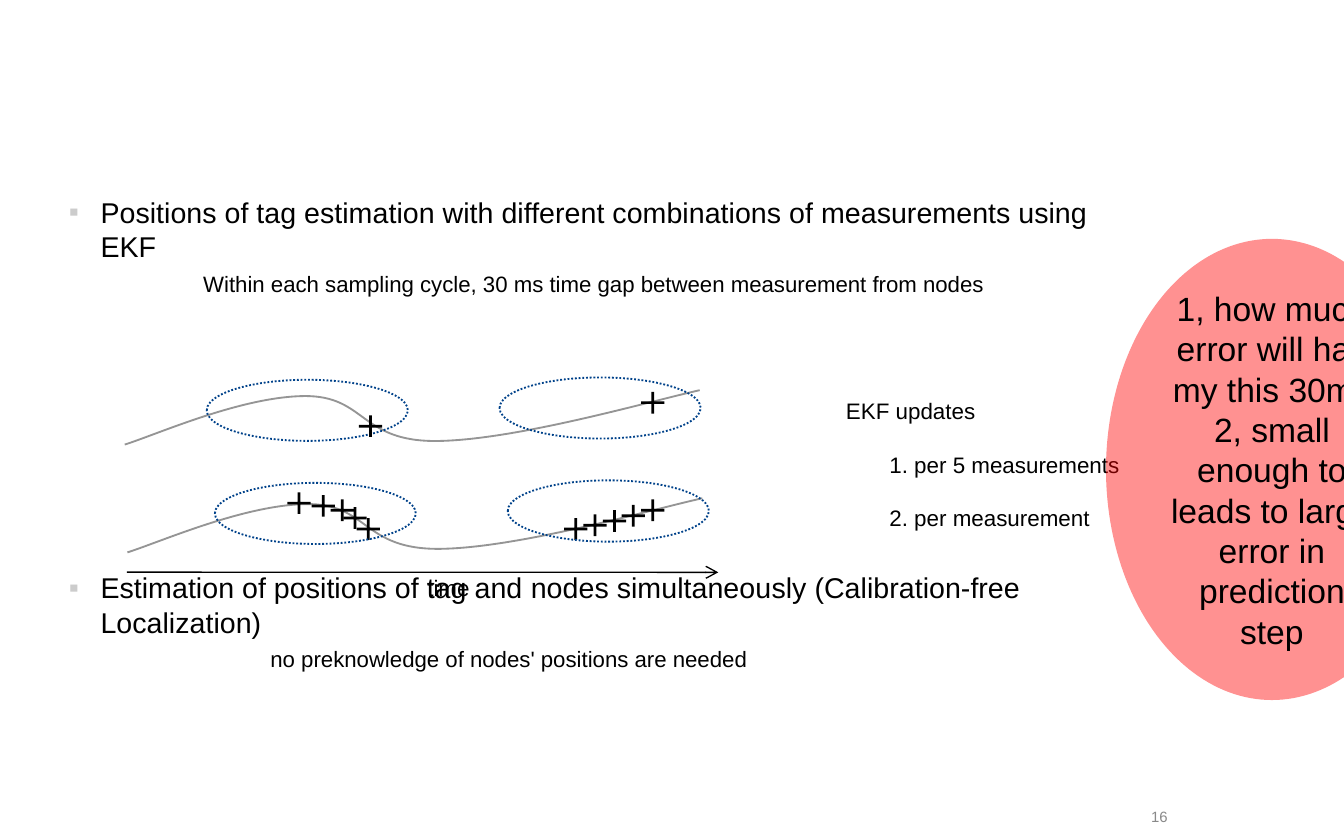
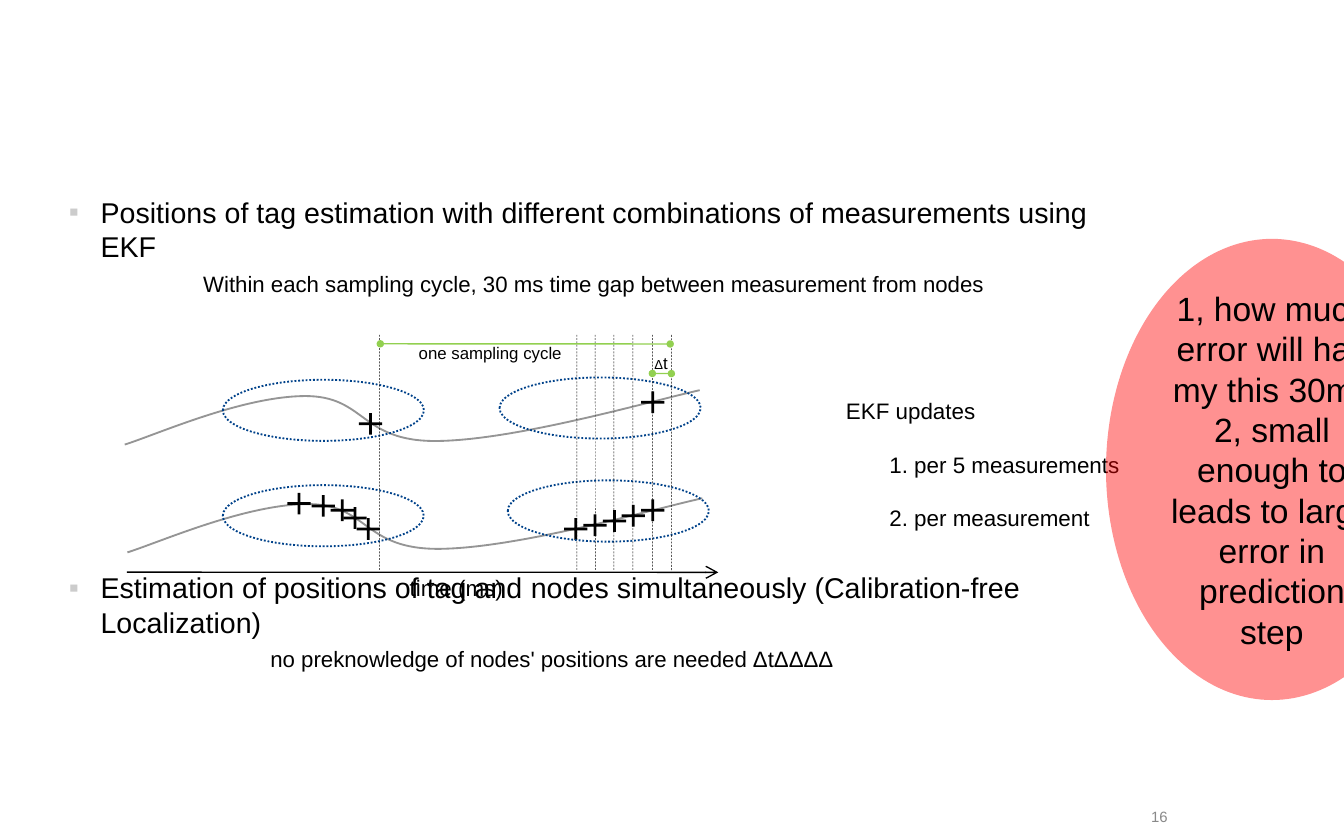
Before and after one commit to yitong-quan/thesis_indoorLocalization, a slide deck: slide 16 of text_editing/ppt/Zwischenpraesentation_newest.ppt. Drawn at 1344x840 pixels with LibreOffice and Linux fonts; fonts in the diff are those of the drawing; background and template pictures are left out. Boxes give left, top, right and bottom in pixels: in the first picture for what was removed or moved away, otherwise in the second. Text is boxed around its words. In the diff, an @@ line names an element or a change of style, - is before the commit and + after.

```diff
--- a/text_editing/ppt/Zwischenpraesentation_newest.ppt
+++ b/text_editing/ppt/Zwischenpraesentation_newest.ppt
@@ line added from (379, 335) to (379, 571), #000000 0.26 pt dashed @@
@@ double arrow added from (380, 344) to (671, 344), #92D050 0.74 pt @@
@@ text added at bbox=[419, 346, 561, 363], 9 pt, text #000000 @@
+one sampling cycle
@@ line added from (577, 335) to (577, 571), #000000 0.26 pt dashed @@
@@ line added from (595, 335) to (595, 571), #000000 0.26 pt dashed @@
@@ line added from (614, 335) to (614, 571), #000000 0.26 pt dashed @@
@@ line added from (633, 335) to (633, 571), #000000 0.26 pt dashed @@
@@ text added at bbox=[641, 345, 683, 379], 7 pt, text #000000 @@
+Δt
@@ line added from (652, 335) to (652, 571), #000000 0.26 pt dashed @@
@@ line added from (671, 335) to (671, 571), #000000 0.26 pt dashed @@
@@ ellipse: place and size @@
-ellipse at bbox=[207, 380, 409, 441]
+ellipse at bbox=[223, 380, 425, 441]
@@ double arrow added from (652, 374) to (672, 374), #92D050 0.74 pt @@
@@ outline redrawn in 3 elements at bbox=[284, 489, 316, 519], bbox=[637, 387, 669, 417], bbox=[355, 410, 387, 439] @@
@@ ellipse: place and size @@
-ellipse at bbox=[215, 482, 415, 543]
+ellipse at bbox=[223, 485, 423, 547]
@@ text at bbox=[410, 579, 503, 602]: text changed @@
-time
+time (ms)
@@ text at bbox=[270, 651, 833, 672]: text changed @@
-  no preknowledge of nodes' positions are needed
+  no preknowledge of nodes' positions are needed ΔtΔΔΔΔ
```
Also in this commit, not shown: 1 other slide changed, 34 other files.
